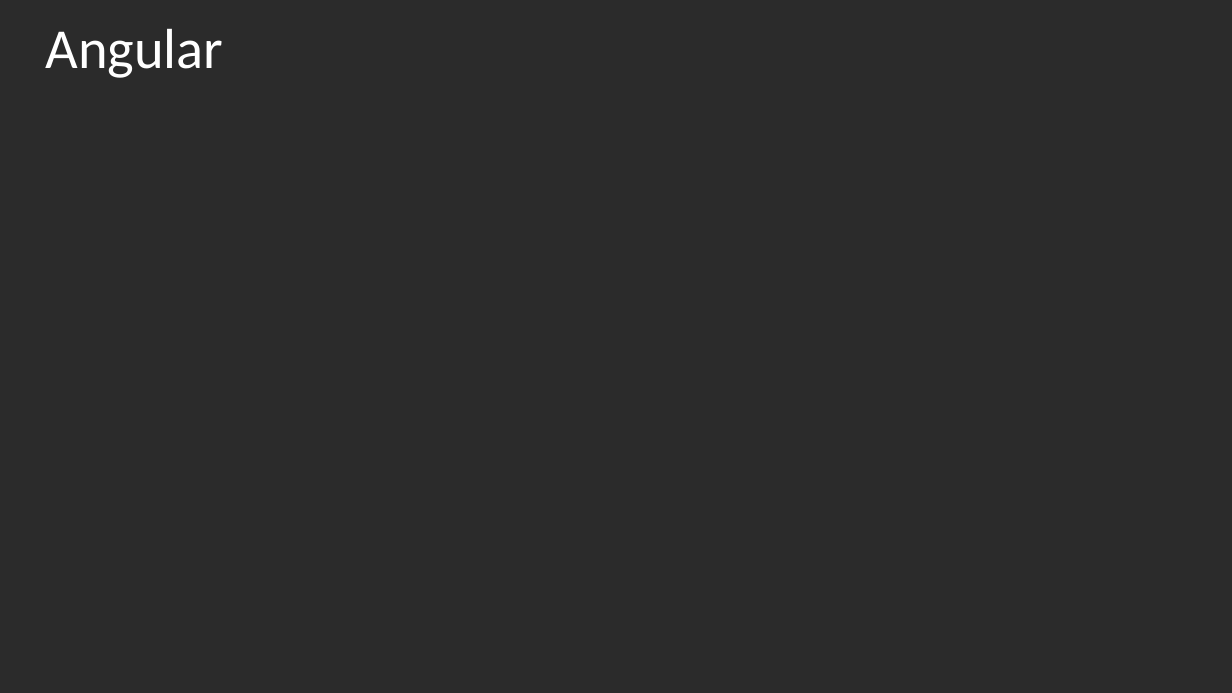
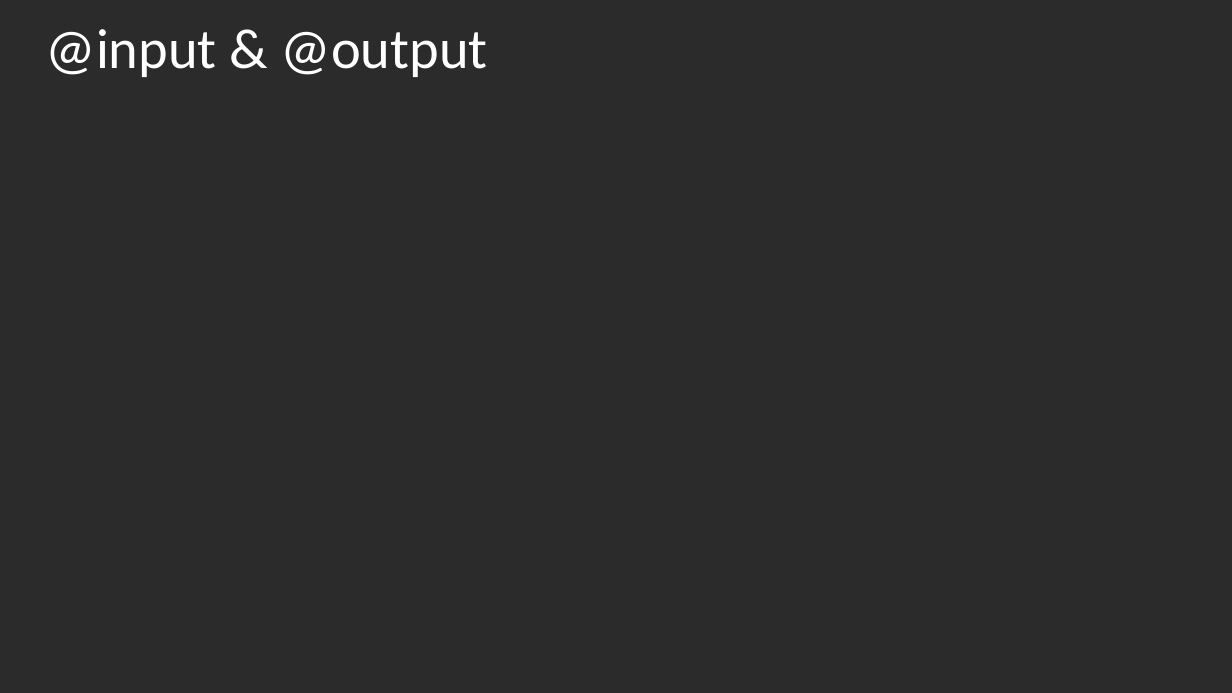
Before and after one commit to pradeepn/training, a slide deck: slide 19 of demo-ng/training-materials/Telliant - Web-Angular-Typescript.pptx. Drawn at 1232x693 pixels with LibreOffice and Linux fonts; fonts in the diff are those of the drawing; background and template pictures are left out; a plain dark background stands for a picture behind light text. Boxes give left, top, right and bottom in pixels: in the first picture for what was removed or moved away, otherwise in the second. Text is boxed around its words. In the diff, an @@ line names an element or a change of style, - is before the commit and + after.

```diff
--- a/demo-ng/training-materials/Telliant - Web-Angular-Typescript.pptx
+++ b/demo-ng/training-materials/Telliant - Web-Angular-Typescript.pptx
@@ title at <box>46,29,488,77</box>: text changed @@
-Angular
+@input & @output
```
Also in this commit, not shown: 2 other slides changed, 18 other files.
